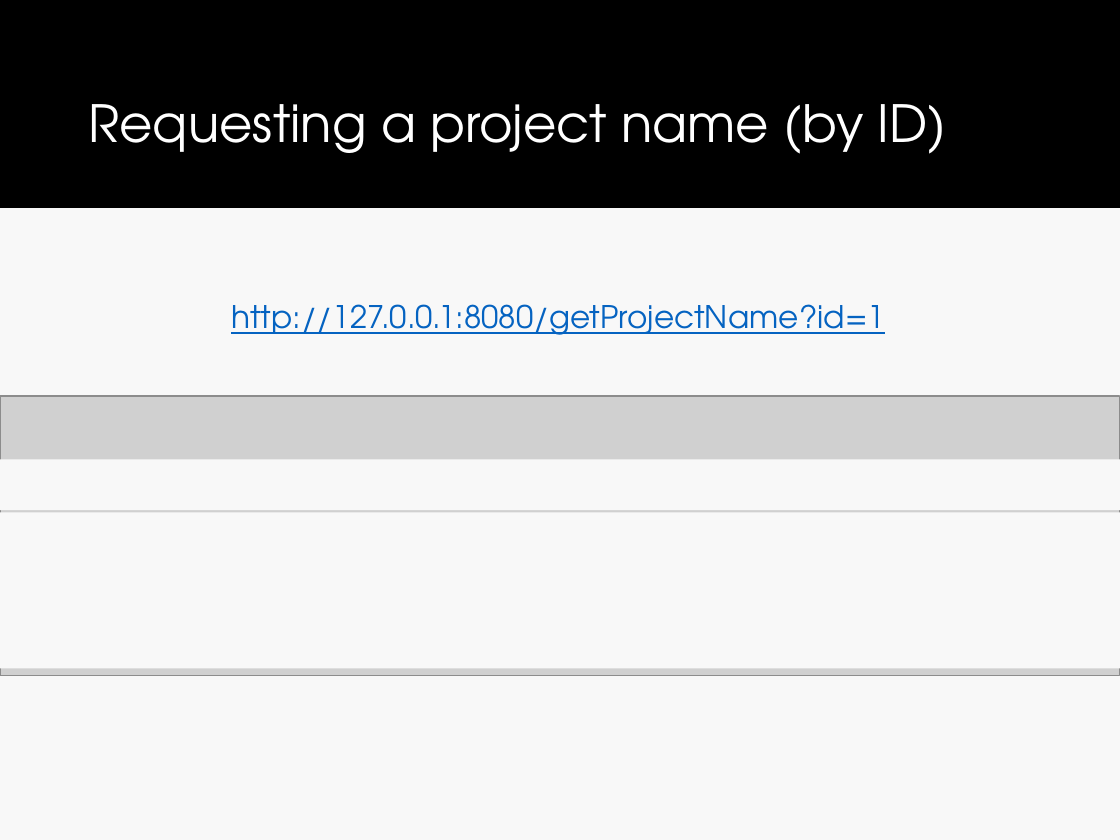
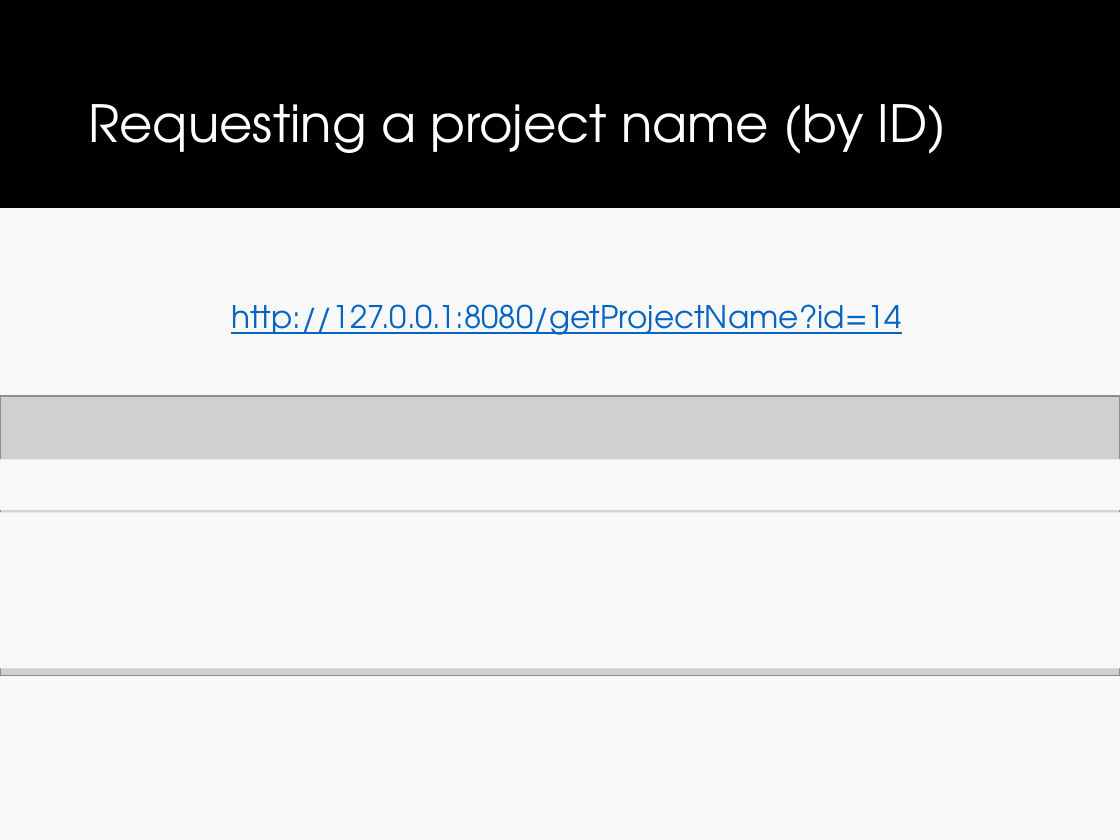
Before and after one commit to drslock/SPE2018, a slide deck: slide 13 of Lecture Slides/16 Spring JSON.pptx. Drawn at 1120x840 pixels with LibreOffice and Linux fonts; fonts in the diff are those of the drawing; grey boxes stand for pictures. Boxes give left, top, right and bottom in pixels: in the first picture for what was removed or moved away, otherwise in the second. Text is boxed around its words. In the diff, an @@ line names an element or a change of style, - is before the commit and + after.

```diff
--- a/Lecture Slides/16 Spring JSON.pptx
+++ b/Lecture Slides/16 Spring JSON.pptx
@@ text at (x1=231, y1=304, x2=902, y2=335): text changed @@
-http://127.0.0.1:8080/getProjectName?id=1
+http://127.0.0.1:8080/getProjectName?id=14
```
Also in this commit, not shown: 9 other slides changed, 1 slide added, 1 other file.
